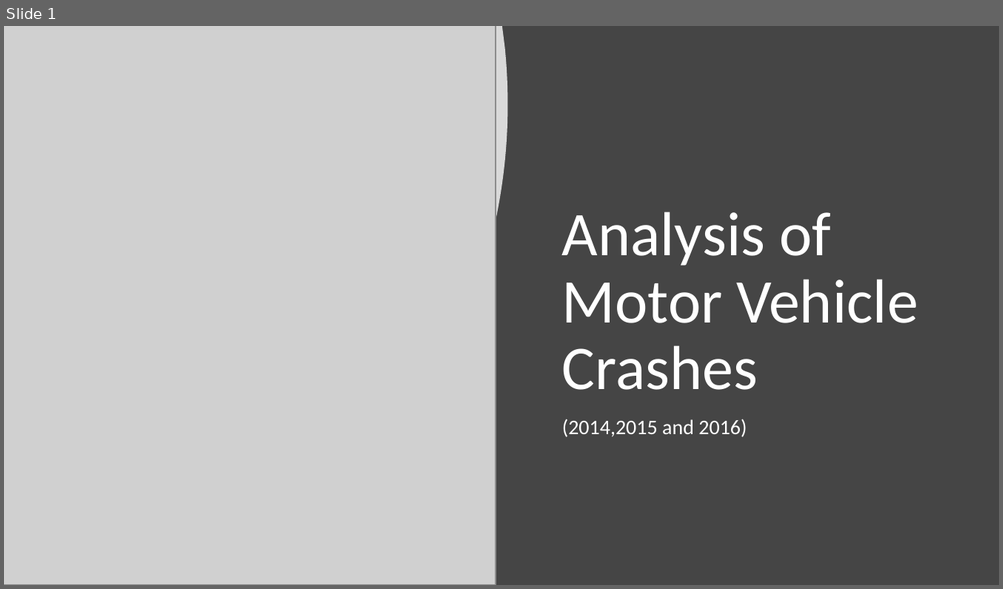
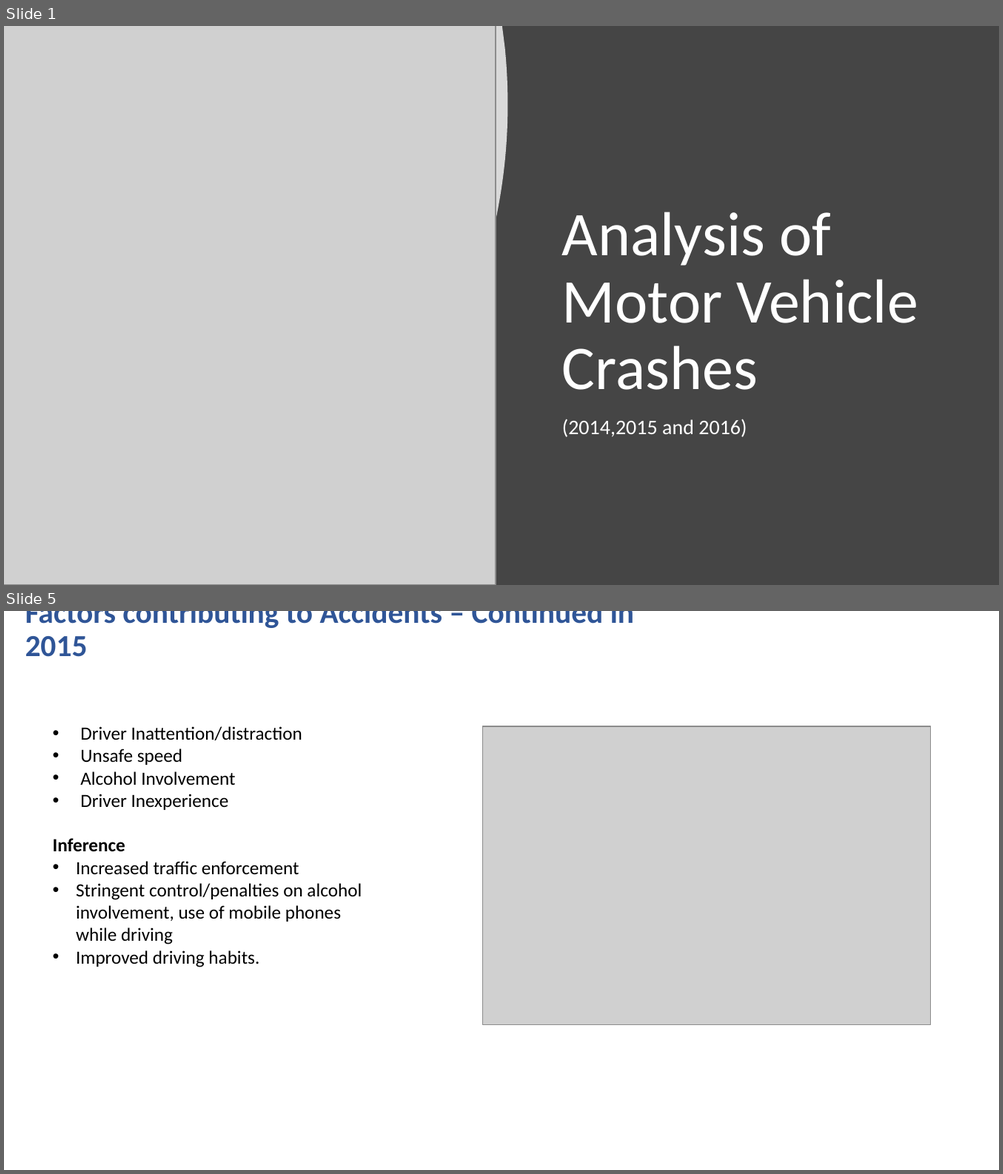
Before and after one commit to Niharika17S/Rutgers-project1, a slide deck: Analysis of Motor Vehicle Crashes.pptx. Shown one above the other, each under a label of ours: slide 1 before the commit, slides 1 and 5 after it; the slides between them are not shown. The pictures are 1003x589 and 1003x1174 pixels, drawn with LibreOffice and Linux fonts; fonts in the diff are those of the drawing; grey boxes stand for pictures. Boxes give left, top, right and bottom in pixels: in the first picture for what was removed or moved away, otherwise in the second. Text is boxed around its words. In the diff, an @@ line names an element or a change of style, - is before the commit and + after.

```diff
--- a/Analysis of Motor Vehicle Crashes.pptx
+++ b/Analysis of Motor Vehicle Crashes.pptx
@@ slide 5 added at [4, 611, 999, 1170], background #FFFFFF @@
@@ text added at [25, 611, 634, 657], 29.6 pt, text #2F5597, bold @@
+Factors contributing to Accidents – Continued in 2015
@@ text added at [53, 726, 361, 968], 18 pt, text #000000 @@
+• Driver Inattention/distraction
+• Unsafe speed
+• Alcohol Involvement
+• Driver Inexperience
+Inference
+• Increased traffic enforcement
+• Stringent control/penalties on alcohol involvement, use of mobile phones while driving
+• Improved driving habits.
@@ picture added at [483, 726, 930, 1025] @@
```
Also in this commit, not shown: 4 slides changed, 1 other slide added, 2 slides removed, 3 other files.
